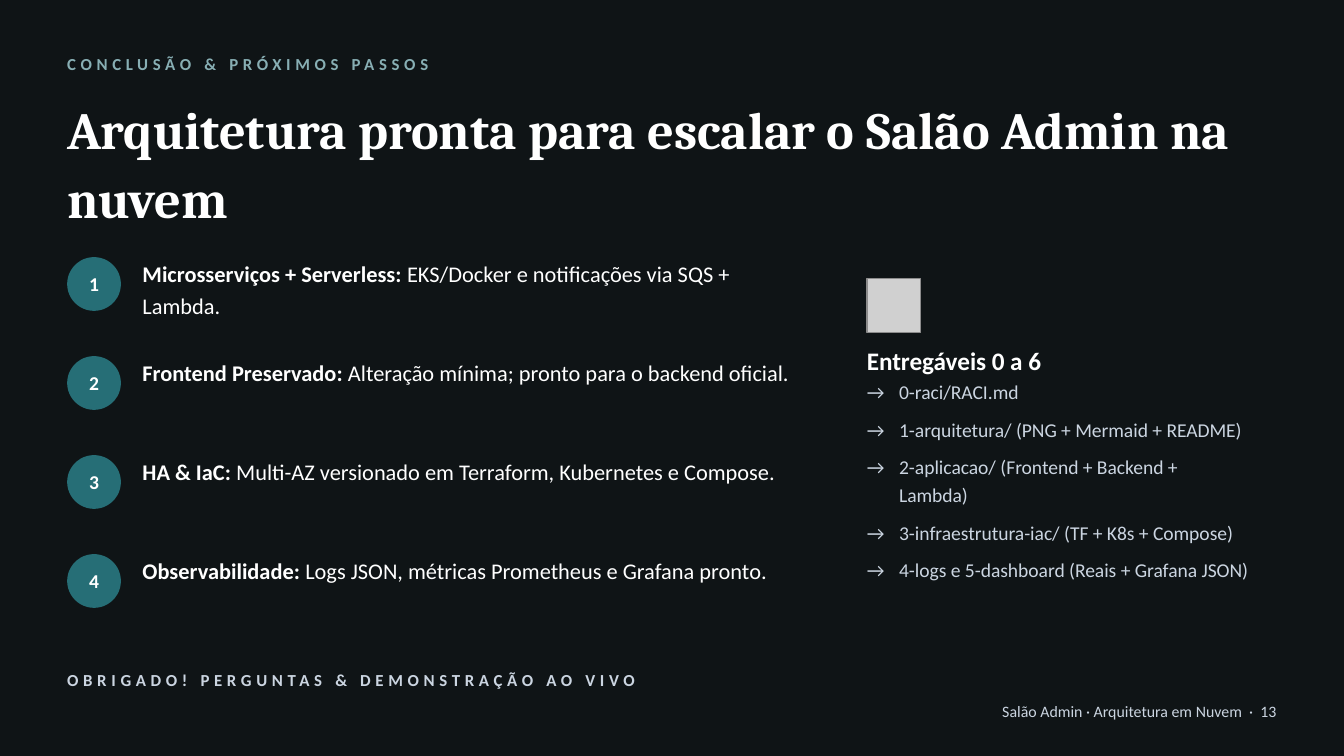
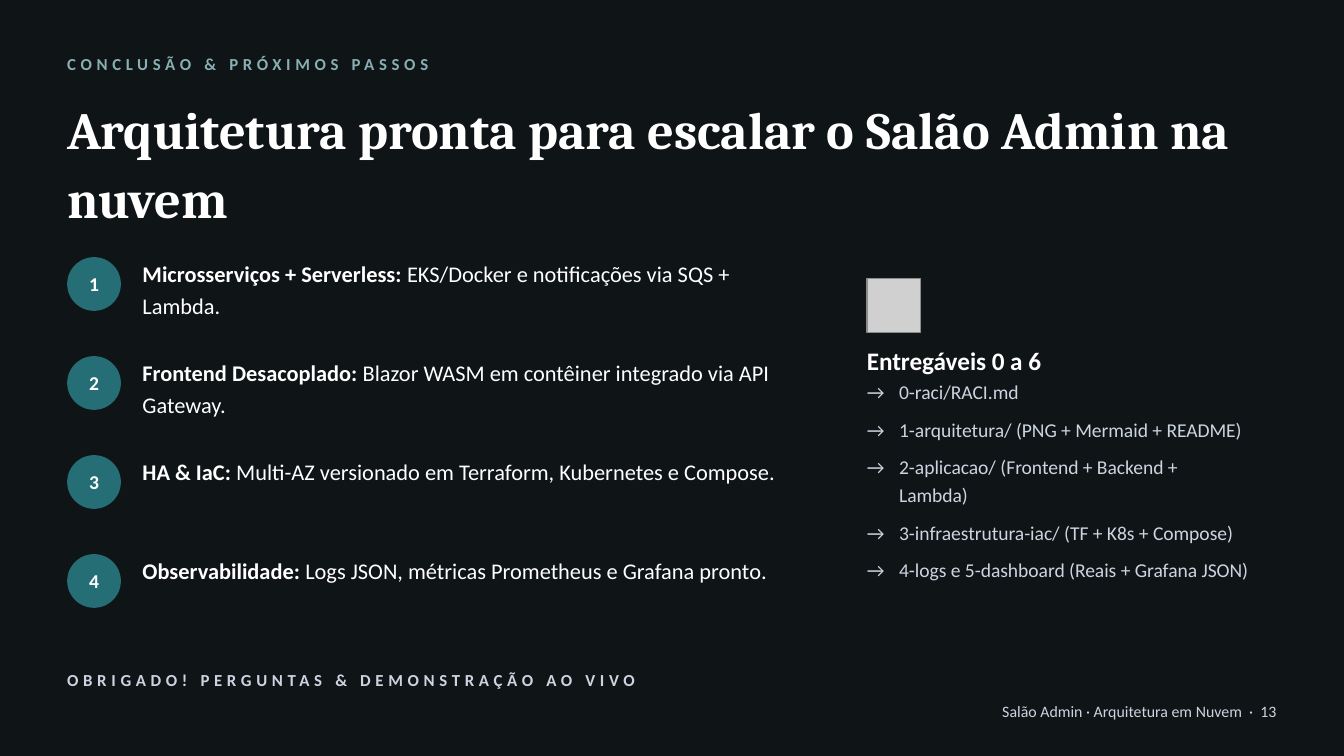
Before and after one commit to Xandi-avila/FrontendSalao, a slide deck: slide 13 of 6-apresentacao/Apresentacao_Arquitetura_Nuvem_SalaoAdmin.pptx. Drawn at 1344x756 pixels with LibreOffice and Linux fonts; fonts in the diff are those of the drawing; grey boxes stand for pictures. Boxes give left, top, right and bottom in pixels: in the first picture for what was removed or moved away, otherwise in the second. Text is boxed around its words. In the diff, an @@ line names an element or a change of style, - is before the commit and + after.

```diff
--- a/6-apresentacao/Apresentacao_Arquitetura_Nuvem_SalaoAdmin.pptx
+++ b/6-apresentacao/Apresentacao_Arquitetura_Nuvem_SalaoAdmin.pptx
@@ text at [142, 365, 769, 417]: text changed @@
-Frontend Preservado: Alteração mínima; pronto para o backend oficial.
+Frontend Desacoplado: Blazor WASM em contêiner integrado via API Gateway.
```
Also in this commit, not shown: 2 other slides changed, 4 other files.
